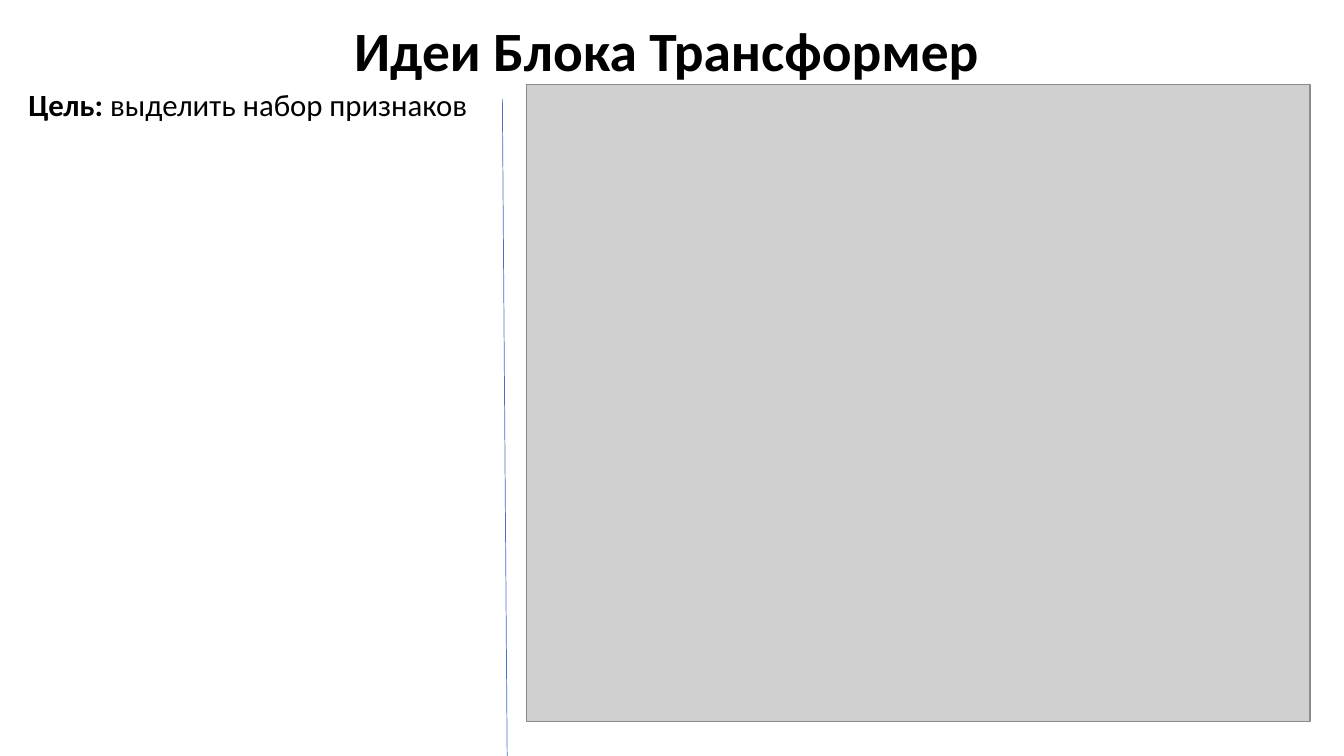
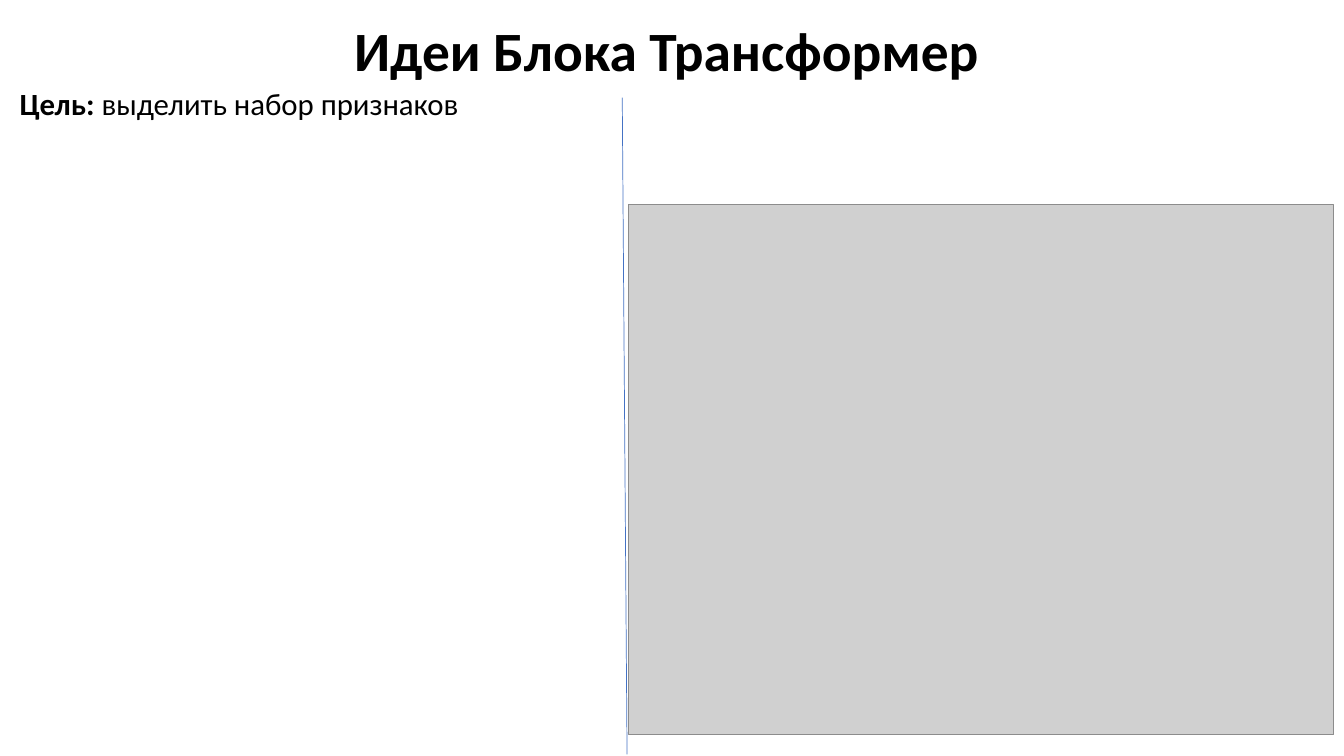
Before and after one commit to MVRonkin/TimeSeriesCourse, a slide deck: slide 10 of 2025/LEC/07-3 Transformers.pptx (slide 11 before the commit). Drawn at 1344x756 pixels with LibreOffice and Linux fonts; fonts in the diff are those of the drawing; grey boxes stand for pictures. Boxes give left, top, right and bottom in pixels: in the first picture for what was removed or moved away, otherwise in the second. Text is boxed around its words. In the diff, an @@ line names an element or a change of style, - is before the commit and + after.

```diff
--- a/2025/LEC/07-3 Transformers.pptx
+++ b/2025/LEC/07-3 Transformers.pptx
@@ text "Цель: выделить набор признаков" moved from (x1=28, y1=95, x2=467, y2=121) to (x1=20, y1=94, x2=459, y2=120) @@
@@ line moved from (502, 99) - (507, 756) to (622, 98) - (627, 754) @@
@@ picture resized from (x1=527, y1=85, x2=1311, y2=722) to (x1=629, y1=205, x2=1334, y2=735) @@
```
Also in this commit, not shown: 1 other slide changed.
